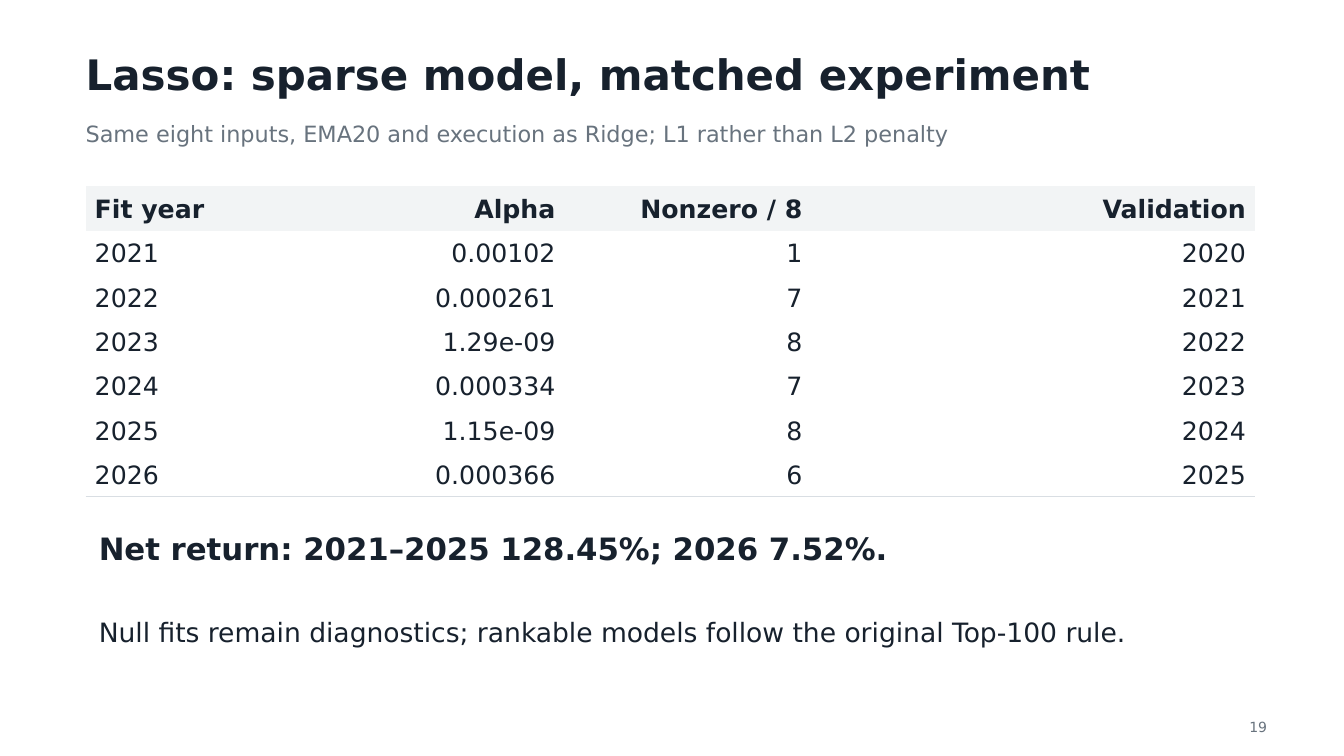
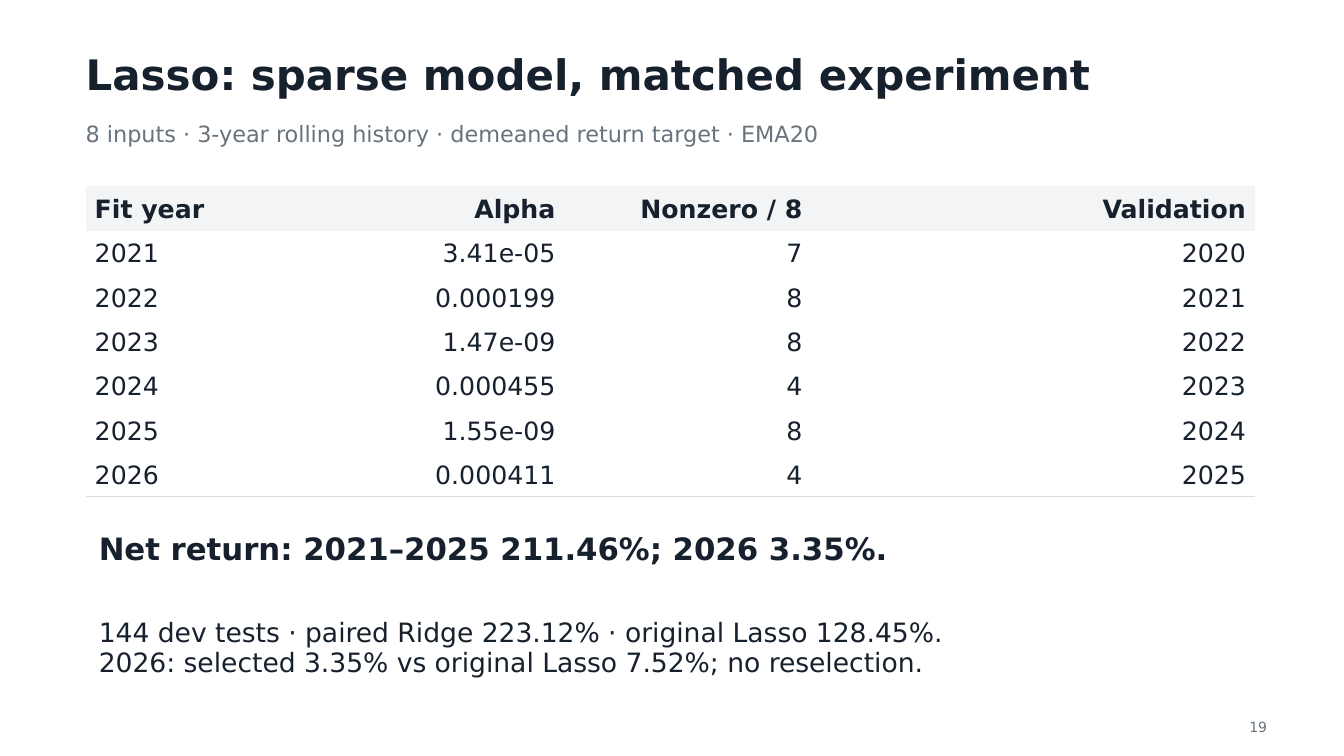
Before and after one commit to smallwhite1909/Investment-Group9, a slide deck: slide 19 of Presentation_Group9.pptx. Drawn at 1344x756 pixels with LibreOffice and Linux fonts; fonts in the diff are those of the drawing. Boxes give left, top, right and bottom in pixels: in the first picture for what was removed or moved away, otherwise in the second. Text is boxed around its words. In the diff, an @@ line names an element or a change of style, - is before the commit and + after.

```diff
--- a/Presentation_Group9.pptx
+++ b/Presentation_Group9.pptx
@@ text at [86, 125, 818, 147]: text changed @@
-Same eight inputs, EMA20 and execution as Ridge; L1 rather than L2 penalty
+8 inputs · 3-year rolling history · demeaned return target · EMA20
@@ table at [86, 187, 1255, 497] @@
-row 2, column 2: 0.00102
+row 2, column 2: 3.41e-05
-row 2, column 3: 1
+row 2, column 3: 7
-row 3, column 2: 0.000261
+row 3, column 2: 0.000199
-row 3, column 3: 7
+row 3, column 3: 8
-row 4, column 2: 1.29e-09
+row 4, column 2: 1.47e-09
-row 5, column 2: 0.000334
+row 5, column 2: 0.000455
-row 5, column 3: 7
+row 5, column 3: 4
-row 6, column 2: 1.15e-09
+row 6, column 2: 1.55e-09
-row 7, column 2: 0.000366
+row 7, column 2: 0.000411
-row 7, column 3: 6
+row 7, column 3: 4
@@ text at [99, 537, 887, 565]: text changed @@
-Net return: 2021–2025 128.45%; 2026 7.52%.
+Net return: 2021–2025 211.46%; 2026 3.35%.
@@ text at [99, 621, 943, 678]: text changed @@
-Null fits remain diagnostics; rankable models follow the original Top-100 rule.
+144 dev tests · paired Ridge 223.12% · original Lasso 128.45%.
+2026: selected 3.35% vs original Lasso 7.52%; no reselection.
```
Also in this commit, not shown: 4 other slides changed, 7 other files.
